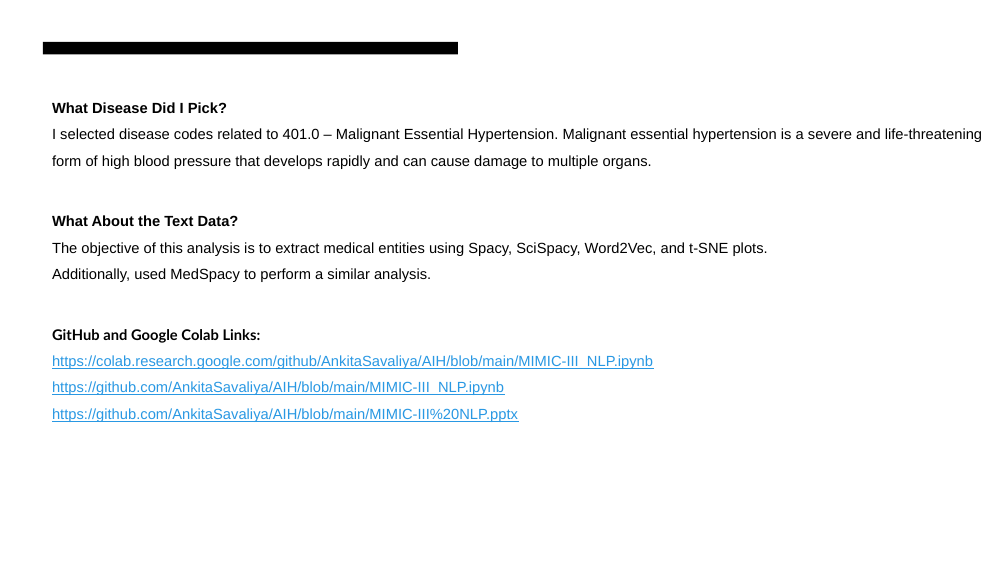
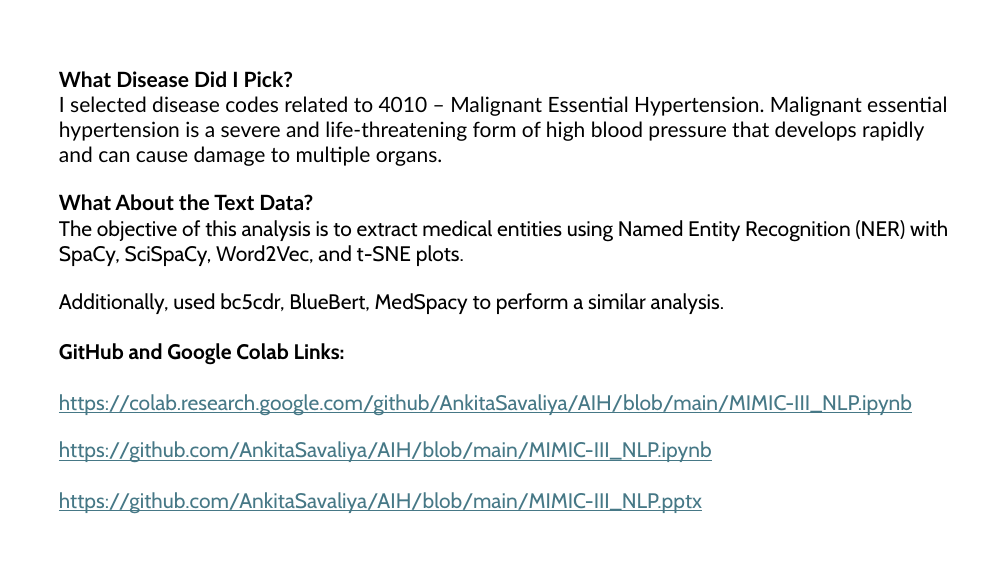
Before and after one commit to AnkitaSavaliya/AIH, a slide deck: slide 2 of MIMIC-III_NLP.pptx. Drawn at 1008x567 pixels with LibreOffice and Linux fonts; fonts in the diff are those of the drawing. Boxes give left, top, right and bottom in pixels: in the first picture for what was removed or moved away, otherwise in the second. Text is boxed around its words. In the diff, an @@ line names an element or a change of style, - is before the commit and + after.

```diff
--- a/MIMIC-III_NLP.pptx
+++ b/MIMIC-III_NLP.pptx
@@ rectangle removed at (43,42,458,54) @@
@@ text "What Disease Did I Pick?": place and size @@
-text "What Disease Did I Pick?" at (52,101,982,422)
+text "What Disease Did I Pick?" at (59,71,948,513)
@@ text at (59,71,912,462): size 14 to 20 pt in "What Disease Did I Pick?", "What About the Text Data?", "GitHub and Google Colab Links:", "https://colab.research.google.com/github/AnkitaSavaliya/AIH/ ..." and 1 more places; font Arial to Lato in "What Disease Did I Pick?", "What About the Text Data?"; font Lato to Cabin in "GitHub and Google Colab Links:"; font Arial to Cabin, text colour #2998E3 to #467886 in "https://colab.research.google.com/github/AnkitaSavaliya/AIH/ ...", "https://github.com/AnkitaSavaliya/AIH/blob/main/MIMIC-III_NL ..."; line spacing 1.5 to 1 @@
@@ text at (59,96,947,166): text changed; size 14 to 20 pt; font Arial to Lato @@
-I selected disease codes related to 401.0 – Malignant Essential Hypertension. Malignant essential hypertension is a severe and life-threatening form of high blood pressure that develops rapidly and can cause damage to multiple organs.
+I selected disease codes related to 4010 – Malignant Essential Hypertension. Malignant essential hypertension is a severe and life-threatening form of high blood pressure that develops rapidly and can cause damage to multiple organs.
@@ text at (59,220,948,314): text changed; size 14 to 20 pt; font Arial to Cabin @@
-The objective of this analysis is to extract medical entities using Spacy, SciSpacy, Word2Vec, and t-SNE plots.
-Additionally, used MedSpacy to perform a similar analysis.
+The objective of this analysis is to extract medical entities using Named Entity Recognition (NER) with SpaCy, SciSpaCy, Word2Vec, and t-SNE plots.
+Additionally, used bc5cdr, BlueBert, MedSpacy to perform a similar analysis.
@@ text at (59,492,702,513): text changed; size 14 to 20 pt; font Arial to Cabin; text colour #2998E3 to #467886 @@
-https://github.com/AnkitaSavaliya/AIH/blob/main/MIMIC-III%20NLP.pptx
+https://github.com/AnkitaSavaliya/AIH/blob/main/MIMIC-III_NLP.pptx
```
Also in this commit, not shown: 9 other slides changed, 15 slides added, 6 slides removed, 3 other files.
